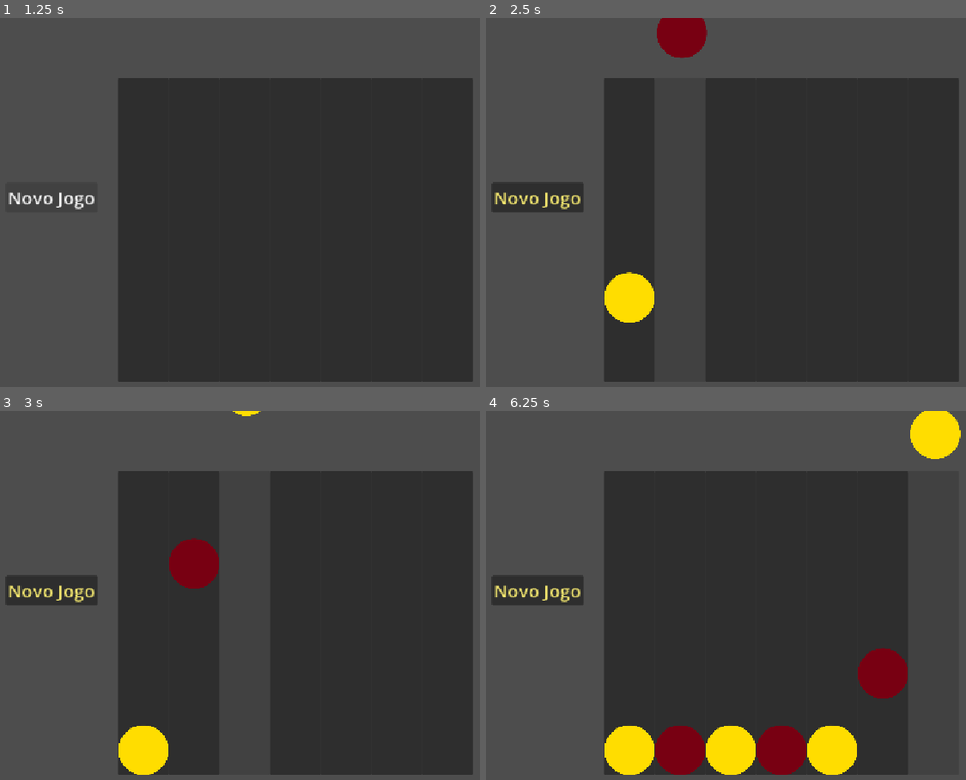
Above: before the commit, frames 1-4 (two rows, left to right).
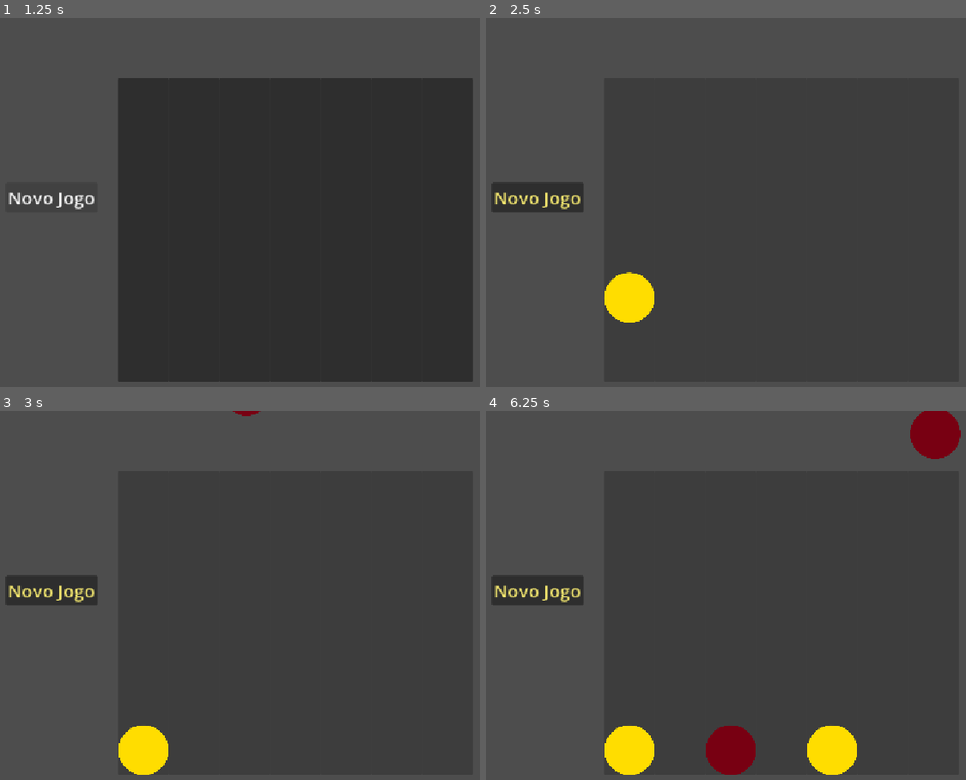
Above: after the commit, the same moments.

Repository: Guilherme-C-Ferrari/Connect-4
Game: Godot game, scene res://Cenas/Connect-4.tscn
Two runs of this game, one before a commit and one after it. Both use one fixed random seed, a clock stepped at 60 frames per second and the inputs below.
Inputs (mouse positions are in pixels of both pictures, inside the frame that each line leads up to):
- Up to frame 1 (1.25 s): click "Novo Jogo" at 0.5 s
- Up to frame 2 (2.5 s): click (630, 228) at 1.25 s; click (678, 228) at 2.02 s
- Up to frame 3 (3 s): click (244, 621) at 2.75 s
- Up to frame 4 (6.25 s): click (783, 621) at 3.52 s; click (831, 621) at 4.25 s; click (884, 621) at 5.02 s; click (932, 621) at 5.75 s

Frame 1 is identical in both runs. In frame 2, 1.0% of the frame differs, in the area x 35-47%, y 0-11%; in frame 3, 1.2%; in frame 4, 5.6%, in the area x 35-99%, y 0-99%.

Commit message:
Implementação de áreas e confirmação de jogada

Diff:
--- a/Cenas/Connect-4.tscn
+++ b/Cenas/Connect-4.tscn
@@ -15,4 +15,5 @@
 
 [node name="Menu" parent="CanvasLayer" unique_id=1558306628 instance=ExtResource("3_apj2i")]
 
+[connection signal="jogada_liberada" from="TabuleiroFisico" to="." method="habilitar_botoes"]
 [connection signal="menu_botao_pressionado" from="CanvasLayer/Menu" to="." method="_on_button_pressed"]
--- /dev/null
+++ b/Cenas/TabuleiroFisico.gd
@@ -0,0 +1,9 @@
+extends Node2D
+signal jogada_liberada
+
+func _ready() -> void:
+	for coluna in $Slots.get_children():
+		coluna.ficha_alocada.connect(_on_ficha_parou)
+
+func _on_ficha_parou() -> void:
+	emit_signal("jogada_liberada")
--- /dev/null
+++ b/Cenas/coluna_slots.tscn
@@ -0,0 +1,43 @@
+[gd_scene format=3 uid="uid://b4msqnvgoyj7b"]
+
+[ext_resource type="Script" uid="uid://nafi51y6w2l1" path="res://Scripts/ColunaSlots.gd" id="1_t7j0u"]
+
+[sub_resource type="RectangleShape2D" id="RectangleShape2D_yy3cp"]
+
+[node name="Coluna" type="Node2D" unique_id=463292554 groups=["Colunas"]]
+script = ExtResource("1_t7j0u")
+
+[node name="Area2D_Linha1" type="Area2D" parent="." unique_id=1095665846]
+position = Vector2(0, 500)
+
+[node name="CollisionShape2D" type="CollisionShape2D" parent="Area2D_Linha1" unique_id=2049439805]
+shape = SubResource("RectangleShape2D_yy3cp")
+
+[node name="Area2D_Linha2" type="Area2D" parent="." unique_id=1220264890]
+position = Vector2(0, 400)
+
+[node name="CollisionShape2D" type="CollisionShape2D" parent="Area2D_Linha2" unique_id=1286876091]
+shape = SubResource("RectangleShape2D_yy3cp")
+
+[node name="Area2D_Linha3" type="Area2D" parent="." unique_id=1599046503]
+position = Vector2(0, 300)
+
+[node name="CollisionShape2D" type="CollisionShape2D" parent="Area2D_Linha3" unique_id=1650538460]
+shape = SubResource("RectangleShape2D_yy3cp")
+
+[node name="Area2D_Linha4" type="Area2D" parent="." unique_id=1245052892]
+position = Vector2(0, 200)
+
+[node name="CollisionShape2D" type="CollisionShape2D" parent="Area2D_Linha4" unique_id=70897054]
+shape = SubResource("RectangleShape2D_yy3cp")
+
+[node name="Area2D_Linha5" type="Area2D" parent="." unique_id=548667995]
+position = Vector2(0, 100)
+
+[node name="CollisionShape2D" type="CollisionShape2D" parent="Area2D_Linha5" unique_id=501033313]
+shape = SubResource("RectangleShape2D_yy3cp")
+
+[node name="Area2D_Linha6" type="Area2D" parent="." unique_id=1400780669]
+
+[node name="CollisionShape2D" type="CollisionShape2D" parent="Area2D_Linha6" unique_id=587546749]
+shape = SubResource("RectangleShape2D_yy3cp")
--- a/Cenas/tabuleiro_fisico.tscn
+++ b/Cenas/tabuleiro_fisico.tscn
@@ -1,4 +1,8 @@
 [gd_scene format=3 uid="uid://hb6xsbmplec2"]
+
+[ext_resource type="Script" uid="uid://ck4wvmli7iclf" path="res://Cenas/TabuleiroFisico.gd" id="1_1xbq8"]
+[ext_resource type="PackedScene" uid="uid://b4msqnvgoyj7b" path="res://Cenas/coluna_slots.tscn" id="1_ospg6"]
+[ext_resource type="Script" uid="uid://nafi51y6w2l1" path="res://Scripts/ColunaSlots.gd" id="2_5mjpd"]
 
 [sub_resource type="RectangleShape2D" id="RectangleShape2D_gsv3i"]
 size = Vector2(703, 20)
@@ -7,6 +11,7 @@
 size = Vector2(1, 600)
 
 [node name="Tabuleiro" type="Node2D" unique_id=1874611820]
+script = ExtResource("1_1xbq8")
 
 [node name="StaticBody2D" type="StaticBody2D" parent="." unique_id=333397015]
 
@@ -45,6 +50,30 @@
 [node name="CollisionShapeWall8" type="CollisionShape2D" parent="StaticBody2D" unique_id=1476962825]
 position = Vector2(700, 300)
 shape = SubResource("RectangleShape2D_06s0e")
+
+[node name="Slots" type="Node2D" parent="." unique_id=1886270436]
+script = ExtResource("2_5mjpd")
+
+[node name="Coluna1" parent="Slots" unique_id=463292554 instance=ExtResource("1_ospg6")]
+position = Vector2(50, 50)
+
+[node name="Coluna2" parent="Slots" unique_id=2109290575 instance=ExtResource("1_ospg6")]
+position = Vector2(150, 50)
+
+[node name="Coluna3" parent="Slots" unique_id=1049288015 instance=ExtResource("1_ospg6")]
+position = Vector2(250, 50)
+
+[node name="Coluna4" parent="Slots" unique_id=90614087 instance=ExtResource("1_ospg6")]
+position = Vector2(350, 50)
+
+[node name="Coluna5" parent="Slots" unique_id=780663595 instance=ExtResource("1_ospg6")]
+position = Vector2(450, 50)
+
+[node name="Coluna6" parent="Slots" unique_id=1364449551 instance=ExtResource("1_ospg6")]
+position = Vector2(550, 50)
+
+[node name="Coluna7" parent="Slots" unique_id=928132344 instance=ExtResource("1_ospg6")]
+position = Vector2(650, 50)
 
 [node name="HBoxContainer" type="HBoxContainer" parent="." unique_id=1408727474]
 offset_right = 700.0
--- /dev/null
+++ b/Scripts/ColunaSlots.gd
@@ -0,0 +1,34 @@
+extends Node2D
+signal ficha_alocada
+
+@onready var linha_atual = 1
+
+func _ready() -> void:
+	for area in get_children():
+		if area is Area2D:
+			area.body_entered.connect(_on_ficha_entrou.bind(area))
+			area.get_node("CollisionShape2D").disabled = (area.name != "Area2D_Linha1")
+
+func _on_ficha_entrou(body, area) -> void:
+	if body is RigidBody2D:
+		body.freeze = true
+		body.global_position = area.global_position
+
+		var shape = area.get_node("CollisionShape2D")
+		shape.set_deferred("disabled", true)
+
+		linha_atual += 1
+		var proxima_area = get_node_or_null("Area2D_Linha" + str(linha_atual))
+		if proxima_area:
+			shape = proxima_area.get_node("CollisionShape2D")
+			shape.set_deferred("disabled", false)
+
+		emit_signal("ficha_alocada")
+
+func reset() -> void:
+	linha_atual = 1
+	for area in get_children():
+		if area is Area2D:
+			var shape = area.get_node("CollisionShape2D")
+			var desativar = (area.name != "Area2D_Linha1")
+			shape.set_deferred("disabled", desativar)
--- a/Scripts/Connect_4.gd
+++ b/Scripts/Connect_4.gd
@@ -14,10 +14,10 @@
 func _ready() -> void:
 	for i in range(botoes.size()):
 		botoes[i].pressed.connect(_on_coluna_pressionada.bind(i))
-	reset_game()
 	desabilitar_botoes()
 
 func _on_coluna_pressionada(coluna: int) -> void:
+	desabilitar_botoes()
 	var jogador = jogo.jogador_atual()
 	if jogar(coluna, jogador):
 		criar_ficha_fisica(coluna, jogador)
@@ -68,6 +68,7 @@
 func reset_game() -> void:
 	jogo = Tabuleiro.new()
 	get_tree().call_group("Fichas", "queue_free")
+	get_tree().call_group("Colunas", "reset")
 
 func _on_button_pressed() -> void:
 	if botao_jogo.text == "Novo Jogo":
--- a/Scripts/Menu.gd
+++ b/Scripts/Menu.gd
@@ -1,5 +1,5 @@
 extends Control
 signal menu_botao_pressionado
 
-func _on_button_pressed():
+func _on_button_pressed() -> void:
 	emit_signal("menu_botao_pressionado")
Not shown, added: Cenas/TabuleiroFisico.gd.uid
Not shown, added: Scripts/ColunaSlots.gd.uid
